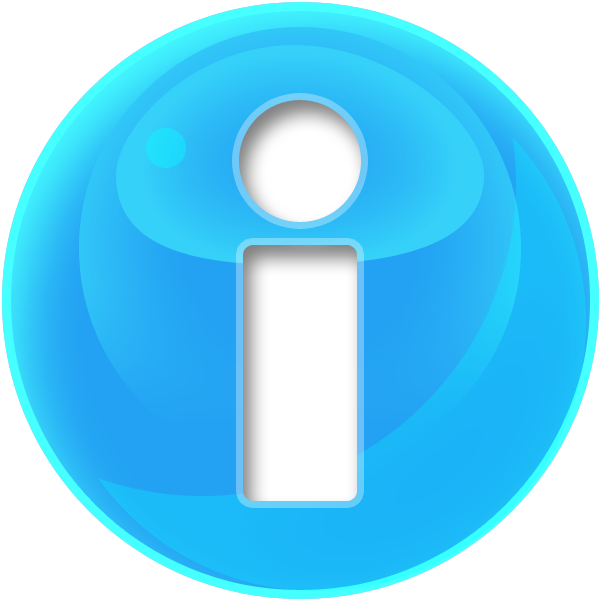
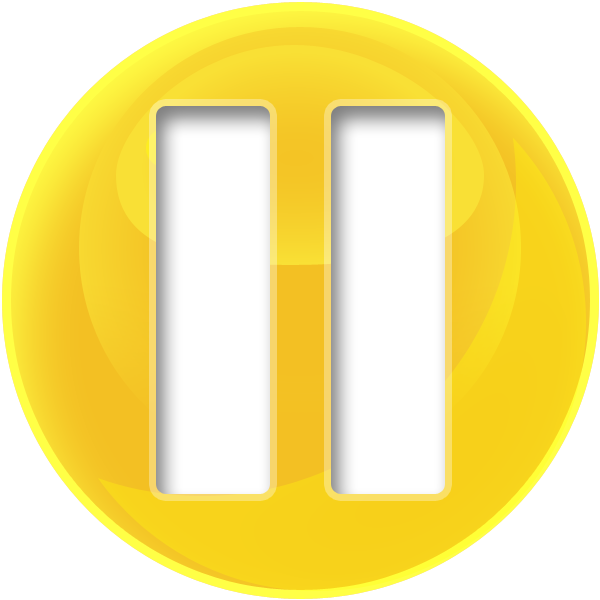
Before/after of a (600, 600) layered artwork. What changed in the layer stack:
hid group "i" (1 layers) over [239, 100, 361, 501]
showed group "Pause" (2 layers) over [156, 106, 445, 494]
hid group "Blue" (6 layers) over [2, 2, 599, 599]
showed group "Yellow / Orange" (6 layers) over [2, 2, 599, 599]
